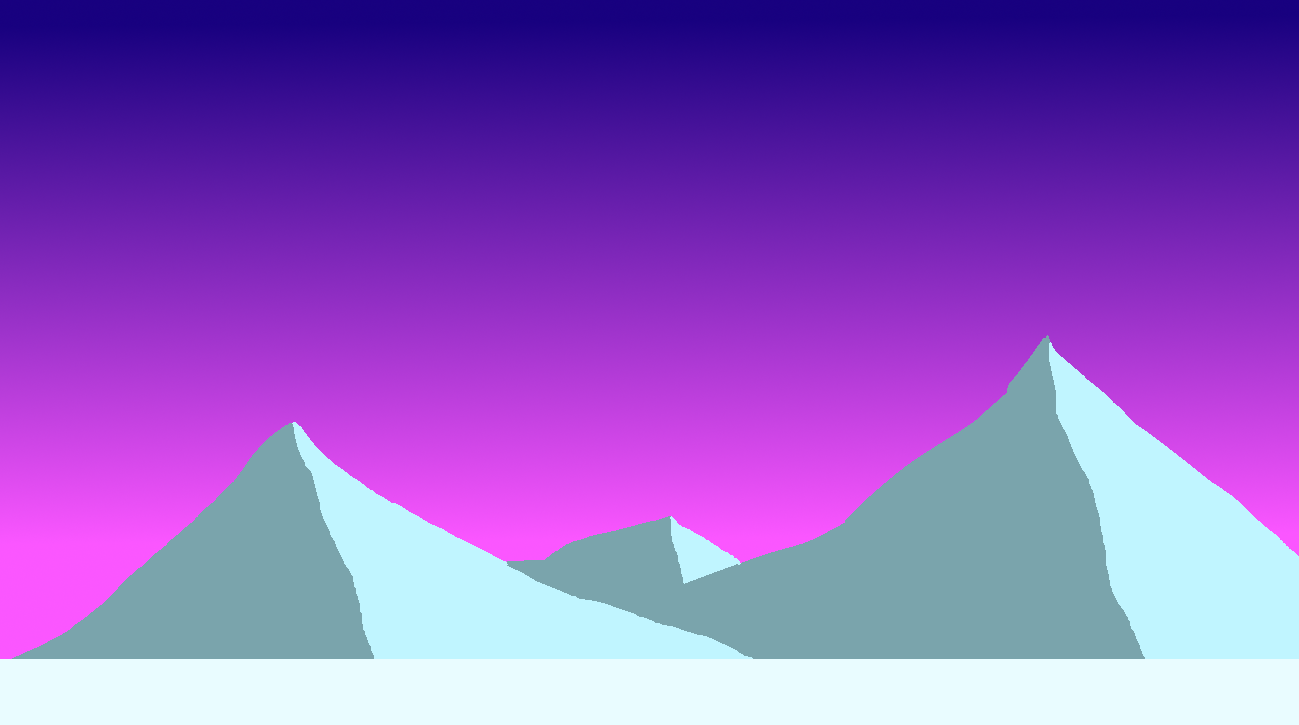
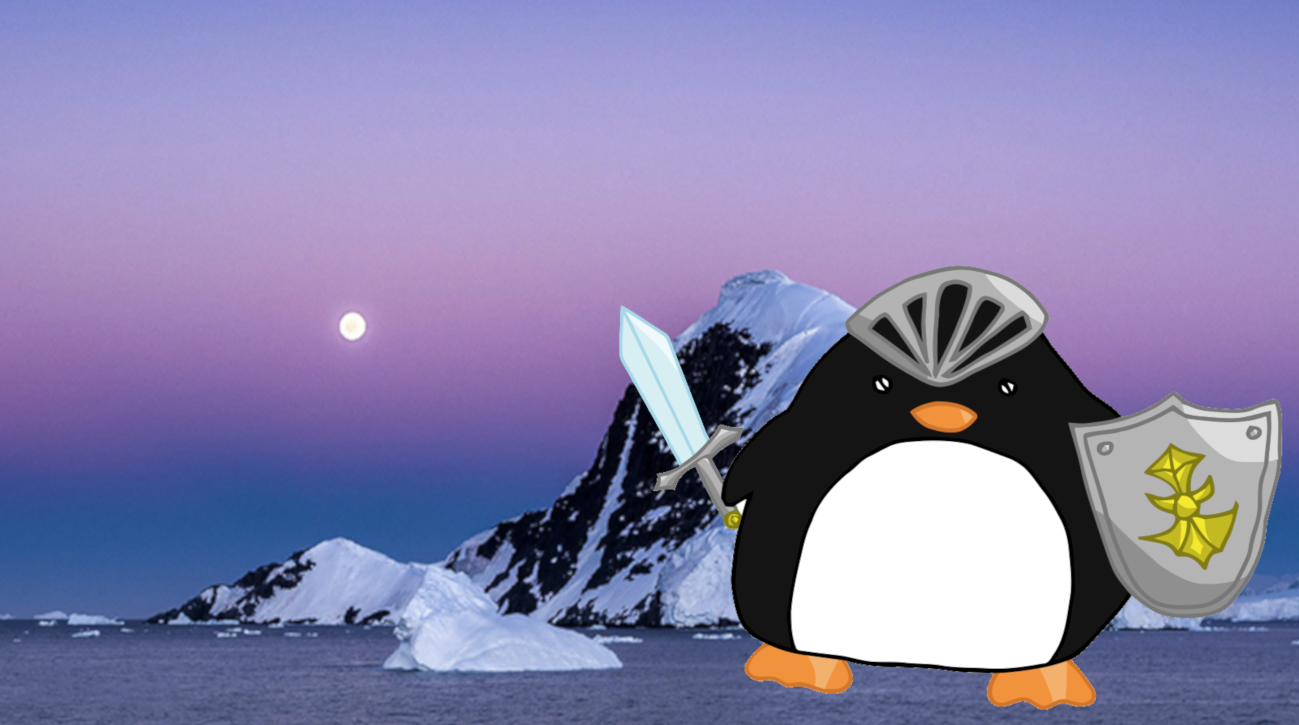
Layered file, before and after one edit (1299×725). Changes by layer:
renamed "Layer #1" to "Layer #3", moved it above "Layer", painted on it over [0, 0, 1299, 725]
painted on "Layer" over [0, 0, 1299, 725]
